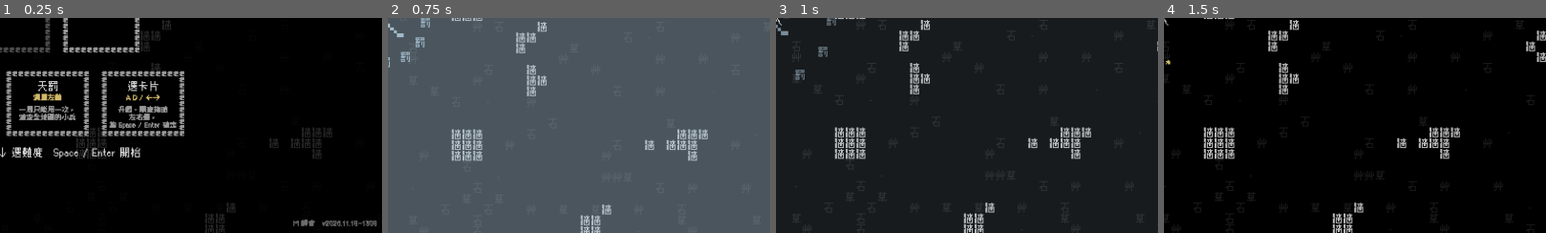
Above: before the commit, frames 1-4 (left to right).
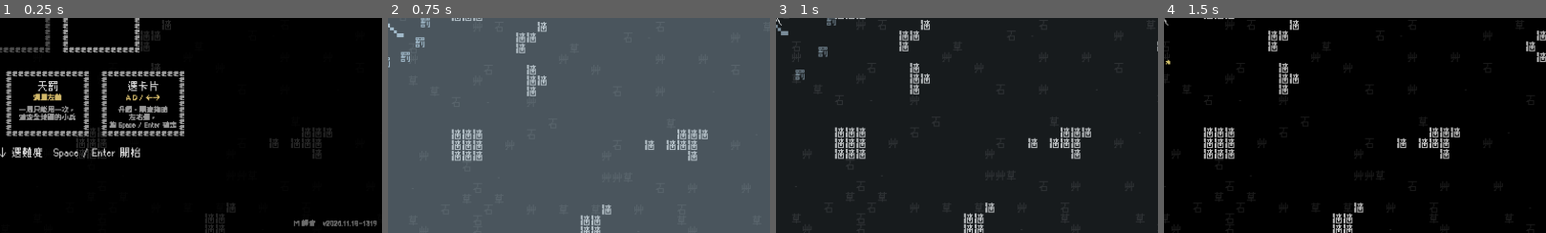
Above: after the commit, the same moments.

Repository: Scottcw1006/text-survivors
Game: Godot game, scene res://main.tscn
Same seed, same stepped clock (60 frames per second), same inputs: the game is played once before the commit and once after it.
Inputs (mouse positions are % of the whole screen's width and height, from its top left):
- Up to frame 1 (0.25 s): no input
- Up to frame 2 (0.75 s): tap Enter at 0.5 s; move the mouse to (72, 45) at 0.52 s; hold Right (move_right) from 0.53 s (still down); tap Space (confirm) at 0.6 s; click (72, 45) at 0.67 s
- Up to frame 3 (1 s): keep holding Right (move_right)
- Up to frame 4 (1.5 s): release Right (move_right) at 1.25 s; drag from (30, 55) to (45, 70) at 1.27 s
The pictures show only the part of the screen within x 50-100%, y 50-100%; the shares and areas given below are measured in that part.

The runs differ from the first frame. In frame 1, 0.3% of the frame differs, in the area x 76-99%, y 93-97%; in frame 2, nothing differs; in frame 3, nothing differs; in frame 4, nothing differs.

Commit message:
決戰音樂換成「倒數緊張」，兩首音樂音量對齊
Co-Authored-By: Claude Opus 5.5 <noreply@anthropic.com>

Diff:
--- a/version.gd
+++ b/version.gd
@@ -1,2 +1,2 @@
 ## 由 build_web.sh 自動產生，不要手改
-const TEXT := "v2026.11.18-1308"
+const TEXT := "v2026.11.18-1319"
Renamed: docs/game_20261118-130804.apple-touch-icon.png -> docs/game_20261118-131922.apple-touch-icon.png
Renamed: docs/game_20261118-130804.icon.png -> docs/game_20261118-131922.icon.png
Renamed: docs/game_20261118-130804.png -> docs/game_20261118-131922.png
Not shown, changed: audio/music_final.wav
Not shown, removed: docs/game_20261118-130039.pck
Not shown, added: docs/game_20261118-131922.audio.position.worklet.js
Not shown, added: docs/game_20261118-131922.audio.worklet.js
Not shown, added: docs/game_20261118-131922.js
Not shown, added: docs/game_20261118-131922.pck
Not shown, added: docs/game_20261118-131922.wasm
